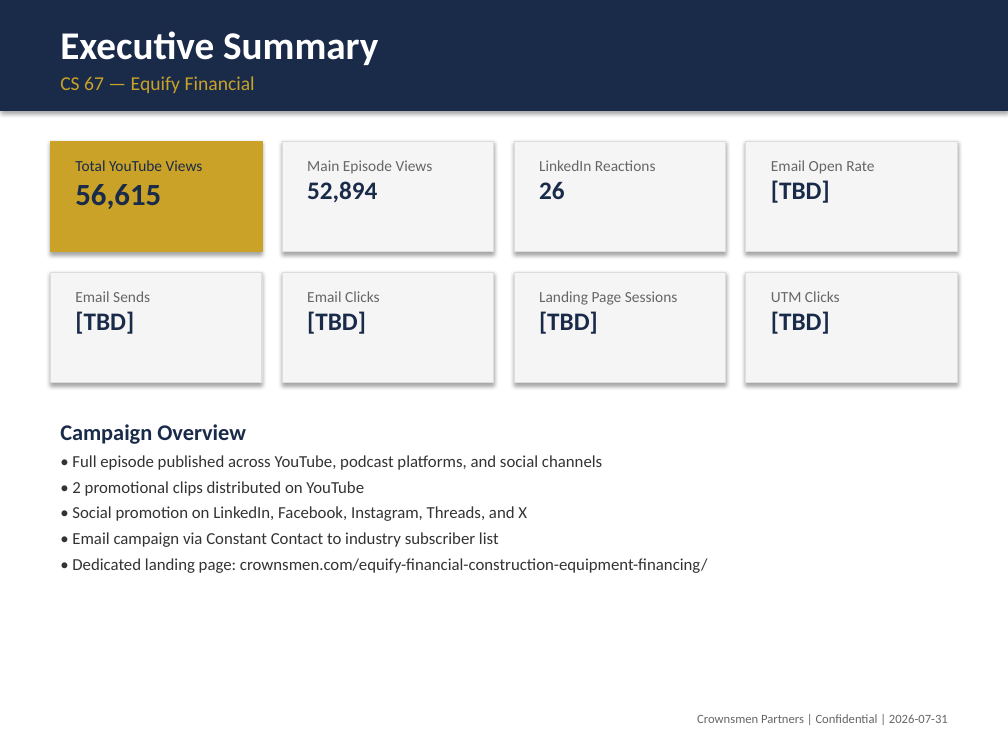
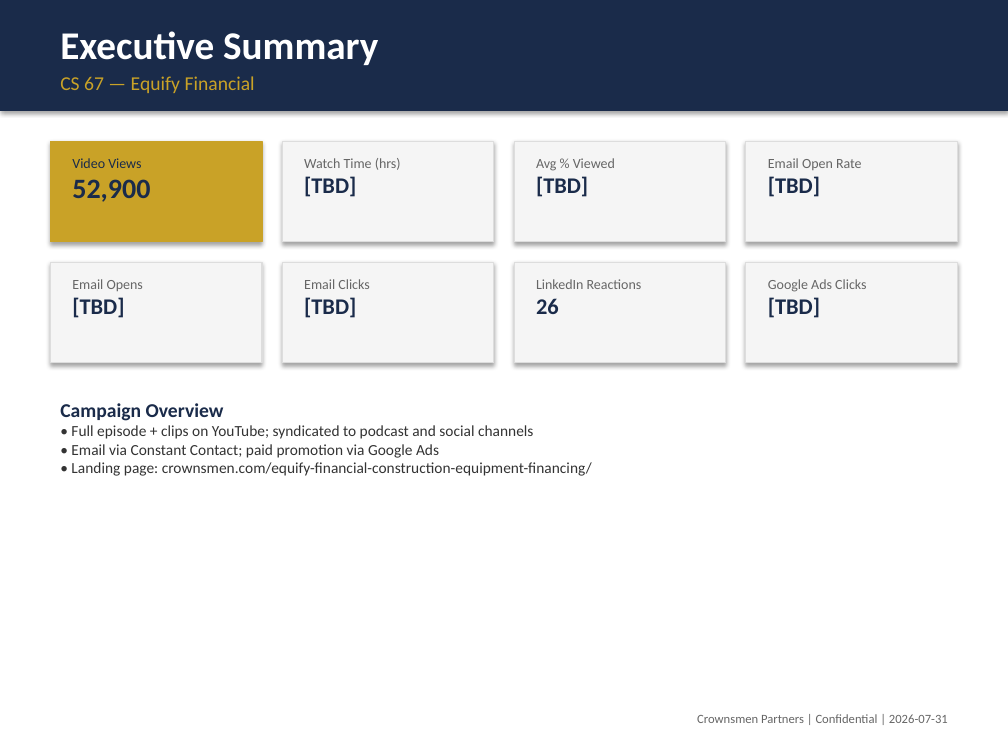
Before and after one commit to althea-ops/reports, a slide deck: slide 2 of output/Crownsmen_Partners_Campaign_Performance_Report__CS_67_-_Equify_Financial.pptx. Drawn at 1008x756 pixels with LibreOffice and Linux fonts; fonts in the diff are those of the drawing. Boxes give left, top, right and bottom in pixels: in the first picture for what was removed or moved away, otherwise in the second. Text is boxed around its words. In the diff, an @@ line names an element or a change of style, - is before the commit and + after.

```diff
--- a/output/Crownsmen_Partners_Campaign_Performance_Report__CS_67_-_Equify_Financial.pptx
+++ b/output/Crownsmen_Partners_Campaign_Performance_Report__CS_67_-_Equify_Financial.pptx
@@ rectangle: place and size @@
-rectangle at [50, 141, 262, 252]
+rectangle at [50, 141, 262, 242]
@@ rectangle: place and size @@
-rectangle at [282, 141, 494, 252]
+rectangle at [282, 141, 494, 242]
@@ rectangle: place and size @@
-rectangle at [514, 141, 726, 252]
+rectangle at [514, 141, 726, 242]
@@ rectangle: place and size @@
-rectangle at [746, 141, 958, 252]
+rectangle at [746, 141, 958, 242]
@@ text "Email Open Rate" at [768, 158, 862, 197]: size 11 to 10 pt in "Email Open Rate"; size 18 to 16 pt in "[TBD]" @@
@@ text at [72, 158, 150, 202]: text changed; size 11 to 10 pt @@
-Total YouTube Views
-56,615
+Video Views
+52,900
@@ text at [304, 158, 401, 197]: text changed; size 11 to 10 pt @@
-Main Episode Views
-52,894
+Watch Time (hrs)
+[TBD]
@@ text added at [536, 158, 615, 197], 10 pt, text #666666 @@
+Avg % Viewed
+[TBD]
@@ rectangle: place and size @@
-rectangle at [50, 272, 262, 383]
+rectangle at [50, 262, 262, 363]
@@ rectangle: place and size @@
-rectangle at [282, 272, 494, 383]
+rectangle at [282, 262, 494, 363]
@@ rectangle: place and size @@
-rectangle at [514, 272, 726, 383]
+rectangle at [514, 262, 726, 363]
@@ rectangle: place and size @@
-rectangle at [746, 272, 958, 383]
+rectangle at [746, 262, 958, 363]
@@ text "Email Opens": place and size @@
-text "Email Opens" at [75, 291, 150, 334]
+text "Email Opens" at [72, 279, 143, 318]
@@ text at [72, 279, 143, 291]: text changed; size 11 to 10 pt @@
-Email Sends
+Email Opens
@@ text at [72, 297, 124, 318]: size 18 to 16 pt in "[TBD]" @@
@@ text "Email Clicks": place and size @@
-text "Email Clicks" at [307, 291, 380, 334]
+text "Email Clicks" at [304, 279, 369, 318]
@@ text "Email Clicks" at [304, 279, 369, 318]: size 11 to 10 pt in "Email Clicks"; size 18 to 16 pt in "[TBD]" @@
@@ text "LinkedIn Reactions": place and size @@
-text "LinkedIn Reactions" at [539, 160, 656, 199]
+text "LinkedIn Reactions" at [536, 279, 642, 314]
@@ text "LinkedIn Reactions" at [536, 279, 642, 314]: size 11 to 10 pt in "LinkedIn Reactions"; size 18 to 16 pt in "26" @@
@@ text removed at [539, 291, 678, 334] @@
-Landing Page Sessions
-[TBD]
@@ text "Google Ads Clicks": place and size @@
-text "Google Ads Clicks" at [771, 291, 840, 334]
+text "Google Ads Clicks" at [768, 279, 866, 318]
@@ text at [768, 279, 866, 292]: text changed; size 11 to 10 pt @@
-UTM Clicks
+Google Ads Clicks
@@ text at [768, 297, 820, 318]: size 18 to 16 pt in "[TBD]" @@
@@ text "Campaign Overview": place and size @@
-text "Campaign Overview" at [60, 424, 708, 573]
+text "Campaign Overview" at [60, 403, 592, 476]
@@ text at [60, 403, 224, 421]: size 16 to 14 pt in "Campaign Overview" @@
@@ text at [71, 425, 592, 476]: text changed; size 12 to 11 pt @@
-• Full episode published across YouTube, podcast platforms, and social channels
-• 2 promotional clips distributed on YouTube
-• Social promotion on LinkedIn, Facebook, Instagram, Threads, and X
-• Email campaign via Constant Contact to industry subscriber list
-• Dedicated landing page: crownsmen.com/equify-financial-construction-equipment-financing/
+• Full episode + clips on YouTube; syndicated to podcast and social channels
+• Email via Constant Contact; paid promotion via Google Ads
+• Landing page: crownsmen.com/equify-financial-construction-equipment-financing/
```
Also in this commit, not shown: 5 other slides changed, 3 slides added, 3 slides removed, 9 other files.
